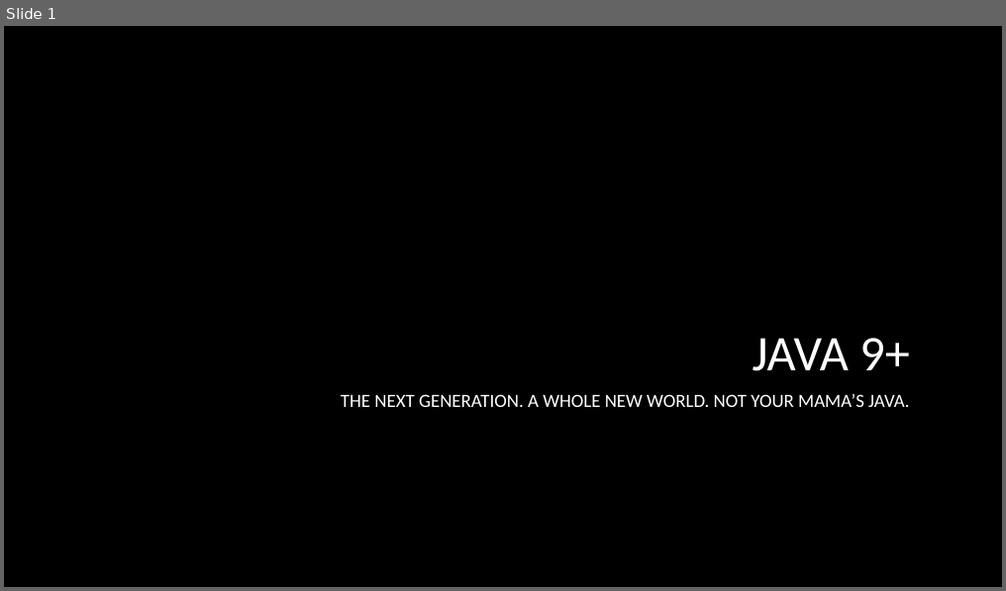
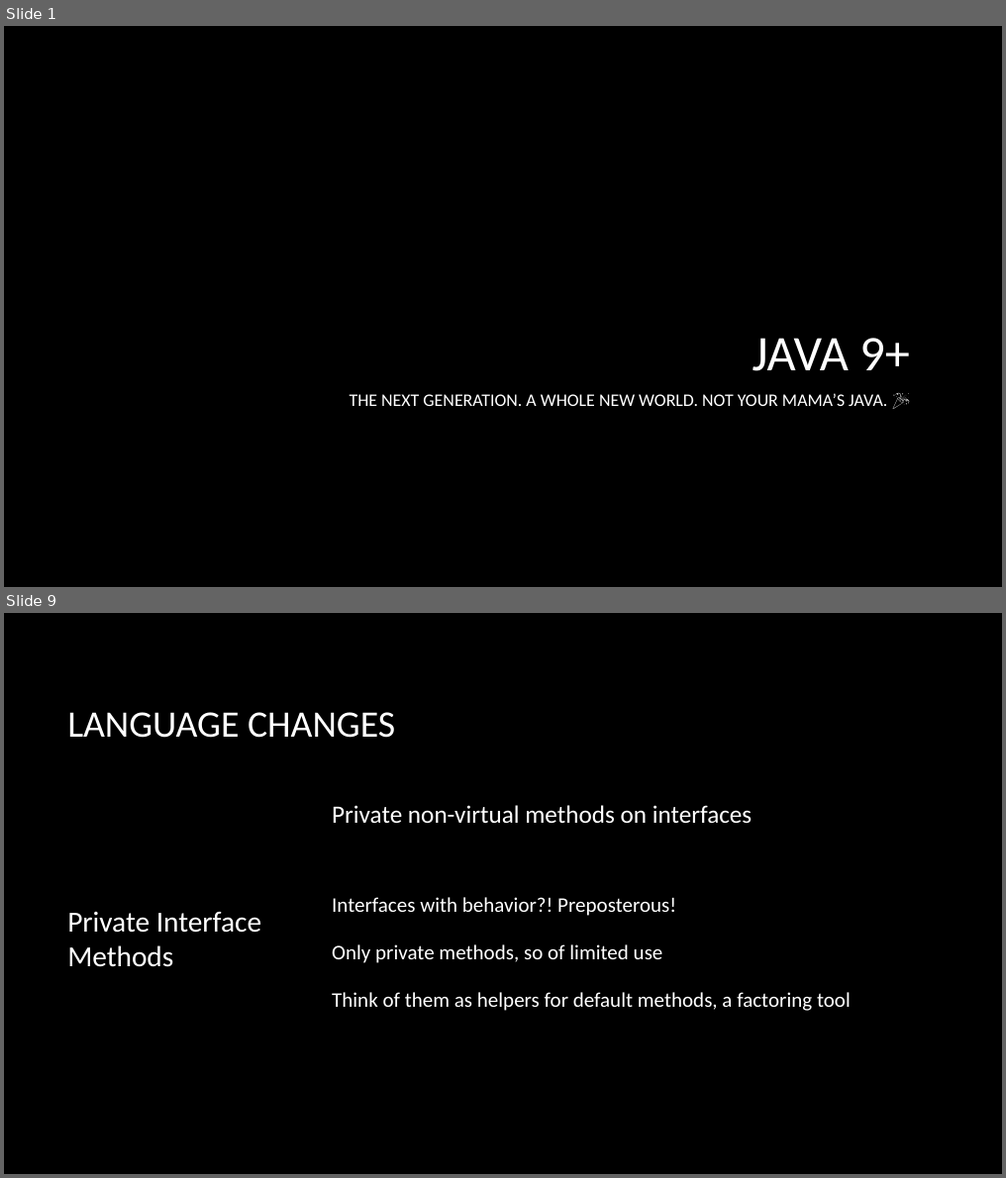
Before and after one commit to macdaddyaz/modern-java, a slide deck: Java 9 and up.pptx. Shown one above the other, each under a label of ours: slide 1 before the commit, slides 1 and 9 after it; the slides between them are not shown. The pictures are 1006x591 and 1006x1178 pixels, drawn with LibreOffice and Linux fonts; fonts in the diff are those of the drawing; background and template pictures are left out. Boxes give left, top, right and bottom in pixels: in the first picture for what was removed or moved away, otherwise in the second. Text is boxed around its words. In the diff, an @@ line names an element or a change of style, - is before the commit and + after.

```diff
--- a/Java 9 and up.pptx
+++ b/Java 9 and up.pptx
@@ slide 9 added at [4, 613, 1002, 1174], background picture (left out) @@
@@ title added at [67, 712, 395, 738], 36 pt, text #FFFFFF @@
+LANGUAGE CHANGES
@@ text added at [332, 805, 850, 1011], 20 pt, text #FFFFFF @@
+Private non-virtual methods on interfaces
+Interfaces with behavior?! Preposterous!
+Only private methods, so of limited use
+Think of them as helpers for default methods, a factoring tool
@@ text added at [67, 912, 261, 967], 28 pt, text #FFFFFF @@
+Private Interface Methods
@@ slide 1 changed as well @@
@@ subtitle at [350, 393, 887, 406]: text changed; size 18 to 17 pt @@
-THE NEXT GENERATION. A WHOLE NEW WORLD. NOT YOUR MAMA’S JAVA.
+THE NEXT GENERATION. A WHOLE NEW WORLD. NOT YOUR MAMA’S JAVA. 🎉
```
Also in this commit, not shown: 16 other slides added, 9 other files.
